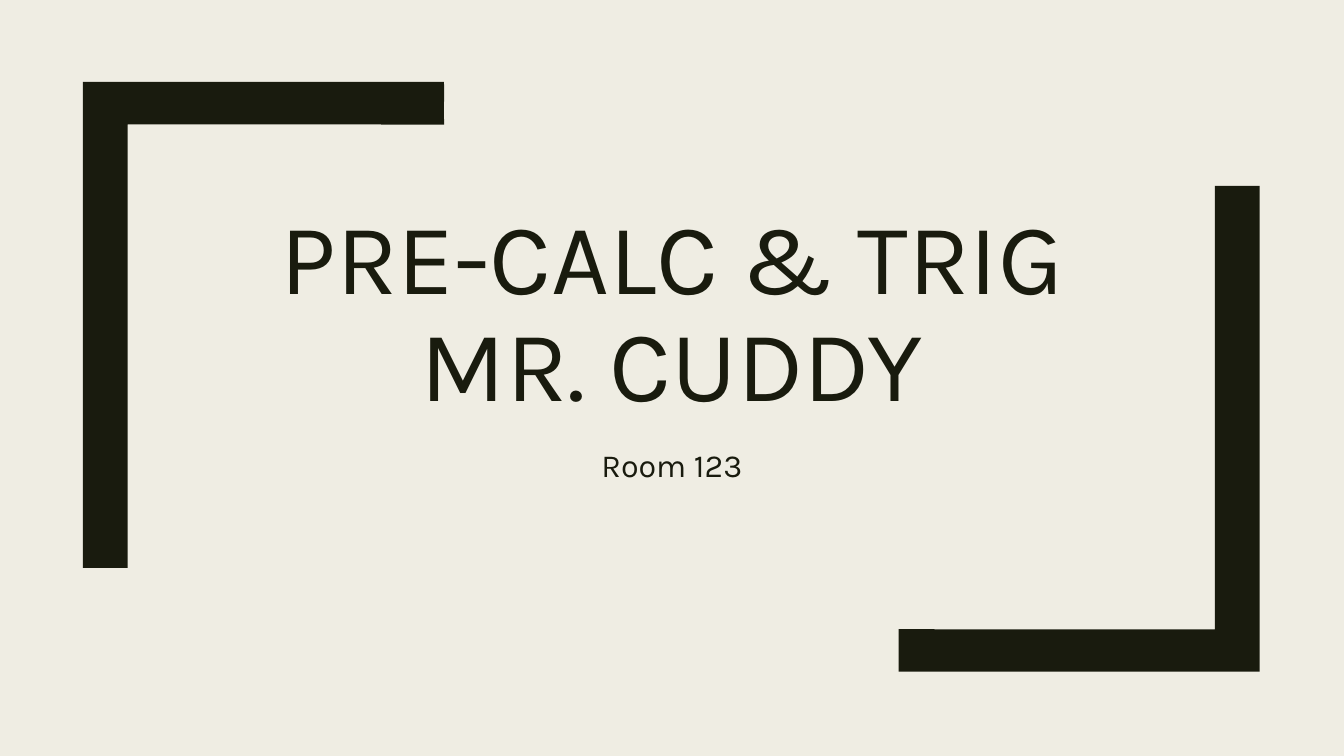
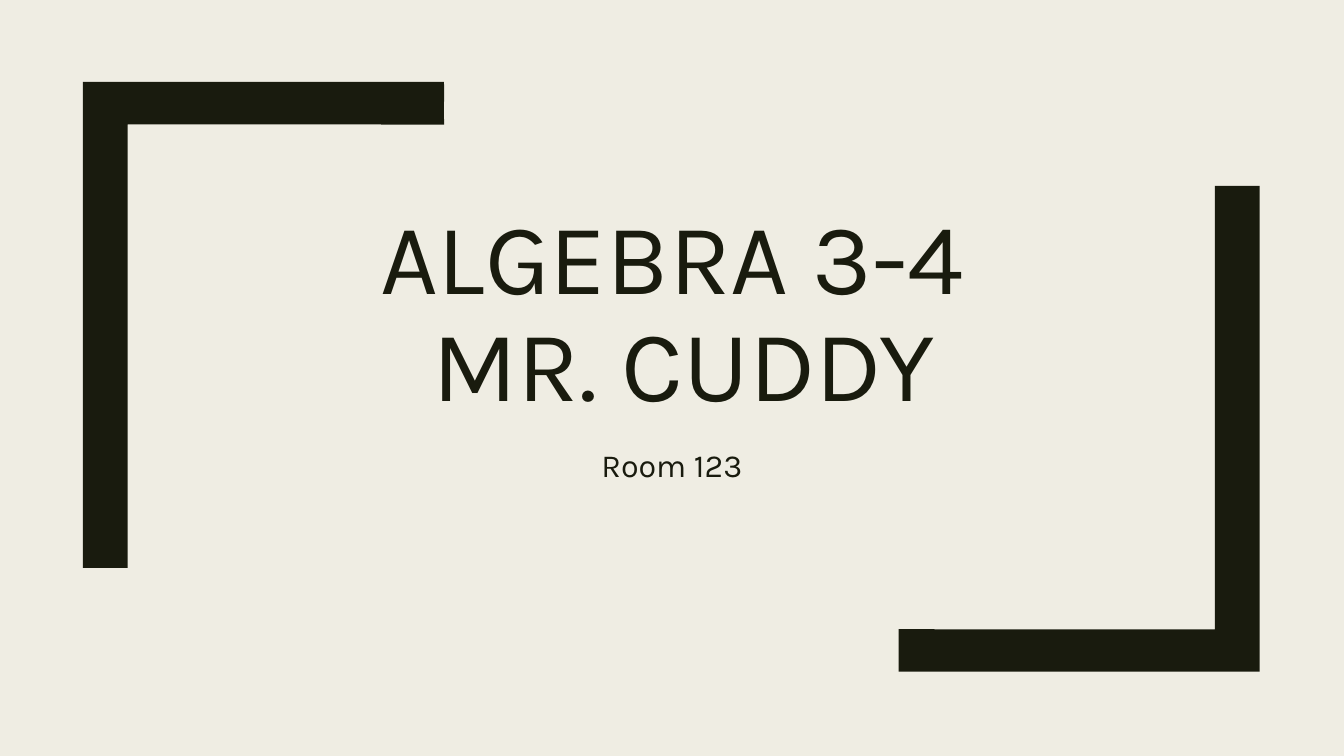
Before and after one commit to codecuddy/algebra_3-4, a slide deck: slide 1 of _PowerPoints/1st Semester/Unit 0 Introduction/Algebra_3-4_Day_000.pptx. Drawn at 1344x756 pixels with LibreOffice and Linux fonts; fonts in the diff are those of the drawing. Boxes give left, top, right and bottom in pixels: in the first picture for what was removed or moved away, otherwise in the second. Text is boxed around its words. In the diff, an @@ line names an element or a change of style, - is before the commit and + after.

```diff
--- a/_PowerPoints/1st Semester/Unit 0 Introduction/Algebra_3-4_Day_000.pptx
+++ b/_PowerPoints/1st Semester/Unit 0 Introduction/Algebra_3-4_Day_000.pptx
@@ title at (x1=380, y1=229, x2=964, y2=403): text changed @@
-PRE-CALC & TRIG MR. CUDDY
+ALGEBRA 3-4
+MR. CUDDY
```
Also in this commit, not shown: 4 other slides changed, 2 other files.
